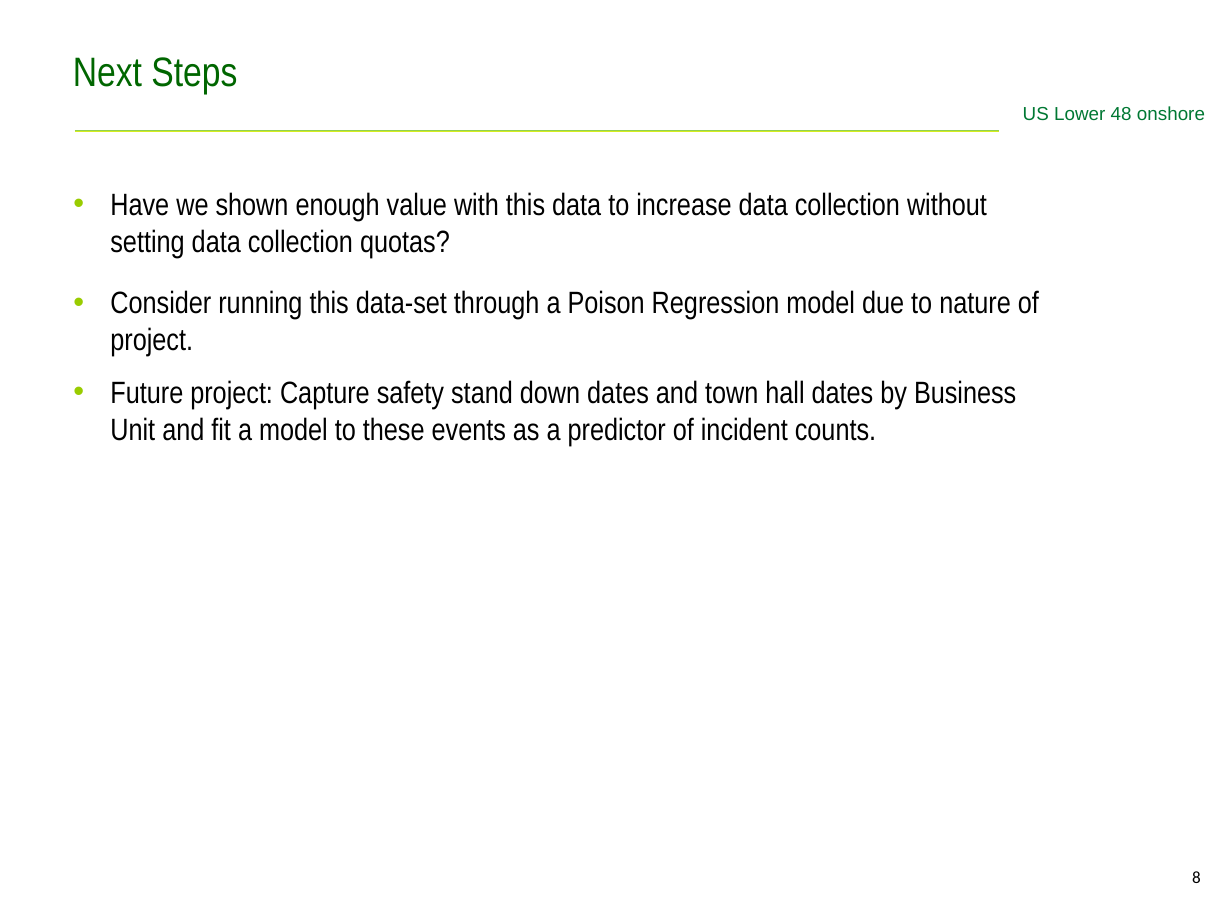
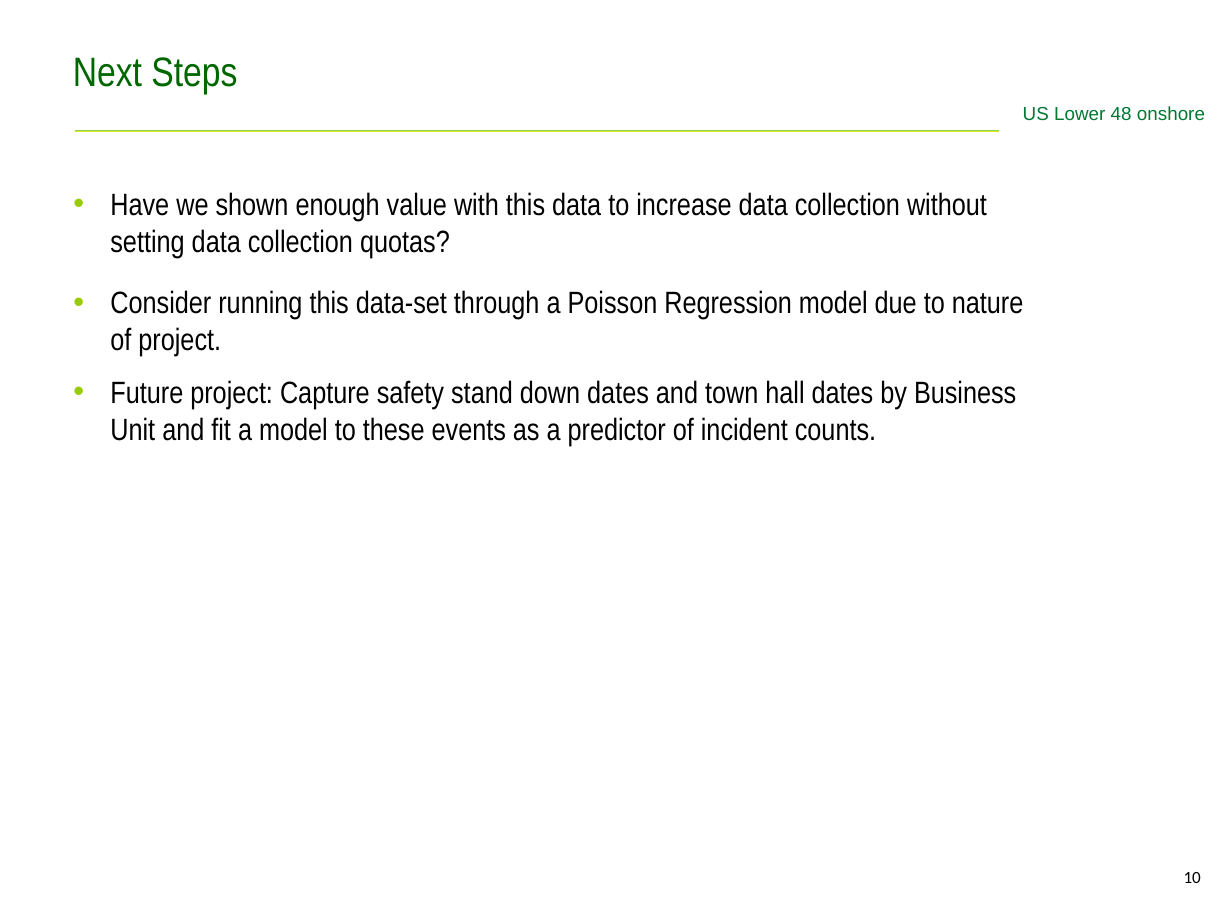
Before and after one commit to treujc/Capstone, a slide deck: slide 10 of Presentation/CapstonePresentation.odp (slide 8 before the commit). Drawn at 1232x924 pixels with LibreOffice and Linux fonts; fonts in the diff are those of the drawing; background and template pictures are left out. Boxes give left, top, right and bottom in pixels: in the first picture for what was removed or moved away, otherwise in the second. Text is boxed around its words. In the diff, an @@ line names an element or a change of style, - is before the commit and + after.

```diff
--- a/Presentation/CapstonePresentation.odp
+++ b/Presentation/CapstonePresentation.odp
@@ text at bbox=[110, 290, 1024, 356]: text changed @@
-• Consider running this data-set through a Poison Regression model due to nature of project.
+• Consider running this data-set through a Poisson Regression model due to nature of project.
@@ page number at bbox=[1184, 872, 1201, 883]: text changed @@
-8
+10
```
Also in this commit, not shown: 1 other slide changed, 13 slides added, 8 slides removed, 24 other files.
